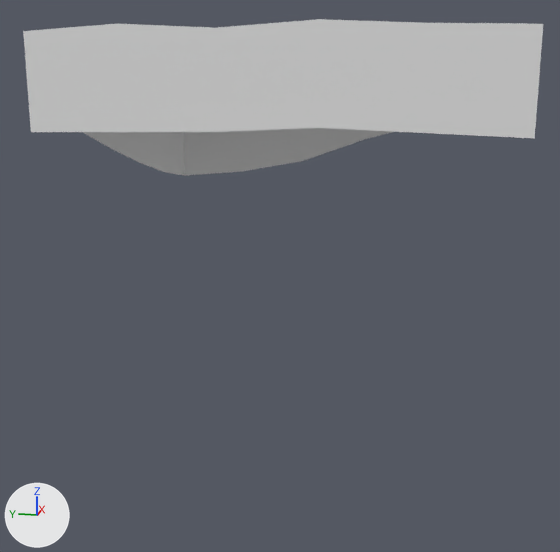
The FBX model ZombieSurvival/Assets/polyperfect/Low Poly Ultimate Pack/T/- Meshes_T/Terrains_T/Worlds_T/terrain-world-valley2.fbx: old version first, new version second.
Both versions are drawn from a 50 mm camera at (-60.1, -9.8, -3.2) aimed at (-0.5, 2.1, -18.1). The axes (+X, +Y, +Z) are drawn at lower left. The lights are the same throughout. Where no turn or scale is listed for an object, it has been applied to the vertices.

The first picture shows 'terrain-world-valley2'.
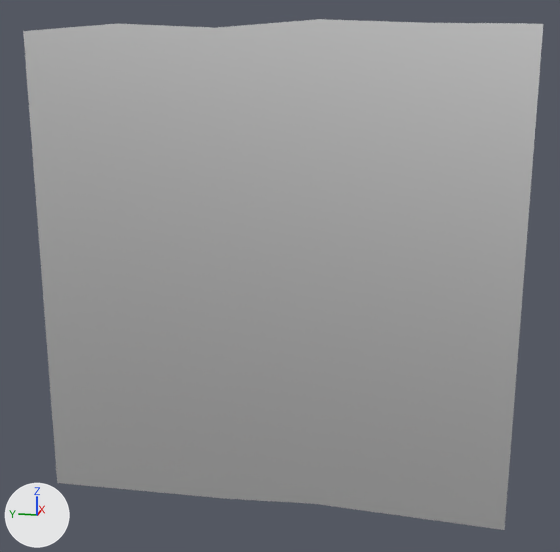
What differs and where, as boxes (x1, y1, x2, y2) in the pictures (560 x 552 px; the box of a moved part takes in the faces that stretch with it):
'terrain-world-valley2', recoloured, reshaped (224% taller): before (23, 19, 543, 176); after (23, 19, 543, 530)
part 1 of me_terrain_world_valley2, moved or reshaped: before (26, 56, 540, 176); after (26, 56, 540, 530)

The change, as a diff of the scene's bpy script:
```diff
--- a/ZombieSurvival/Assets/polyperfect/Low Poly Ultimate Pack/T/- Meshes_T/Terrains_T/Worlds_T/terrain-world-valley2.fbx.py
+++ b/ZombieSurvival/Assets/polyperfect/Low Poly Ultimate Pack/T/- Meshes_T/Terrains_T/Worlds_T/terrain-world-valley2.fbx.py
@@ mat_lowpoly_colors_036 @@
+mat_lowpoly_colors_036 = principled_material('LOWPOLY-COLORS.036')
+mat_lowpoly_colors_036.base_color = (0.8, 0.8, 0.8)  # white #e7e7e7
+mat_lowpoly_colors_036.metallic = 1.0
+mat_lowpoly_colors_036.roughness = 0.553
@@ me_terrain_world_valley2 @@
 # used by ob_terrain_world_valley2; location = (0.0, 0.0, 0.0)
-me_terrain_world_valley2.from_pydata(...)  # 76 vertices, 90 faces; spans x -15.0..15.0, y -15.0..15.0, z -12.0..0.5
-me_terrain_world_valley2.materials.append(mat_lowpoly_colors)  # white #e7e7e7
+me_terrain_world_valley2.from_pydata(...)  # 76 vertices, 90 faces; spans x -15.0..15.0, y -15.0..15.0, z -36.0..0.5
+# me_terrain_world_valley2 part 1: 20 of the vertices in x -15.0..15.0, y -15.0..15.0, z -12.0..-5.5 are moved by (0.0, 0.0, -24.0)
+me_terrain_world_valley2.materials.append(mat_lowpoly_colors_036)  # white #e7e7e7
```
